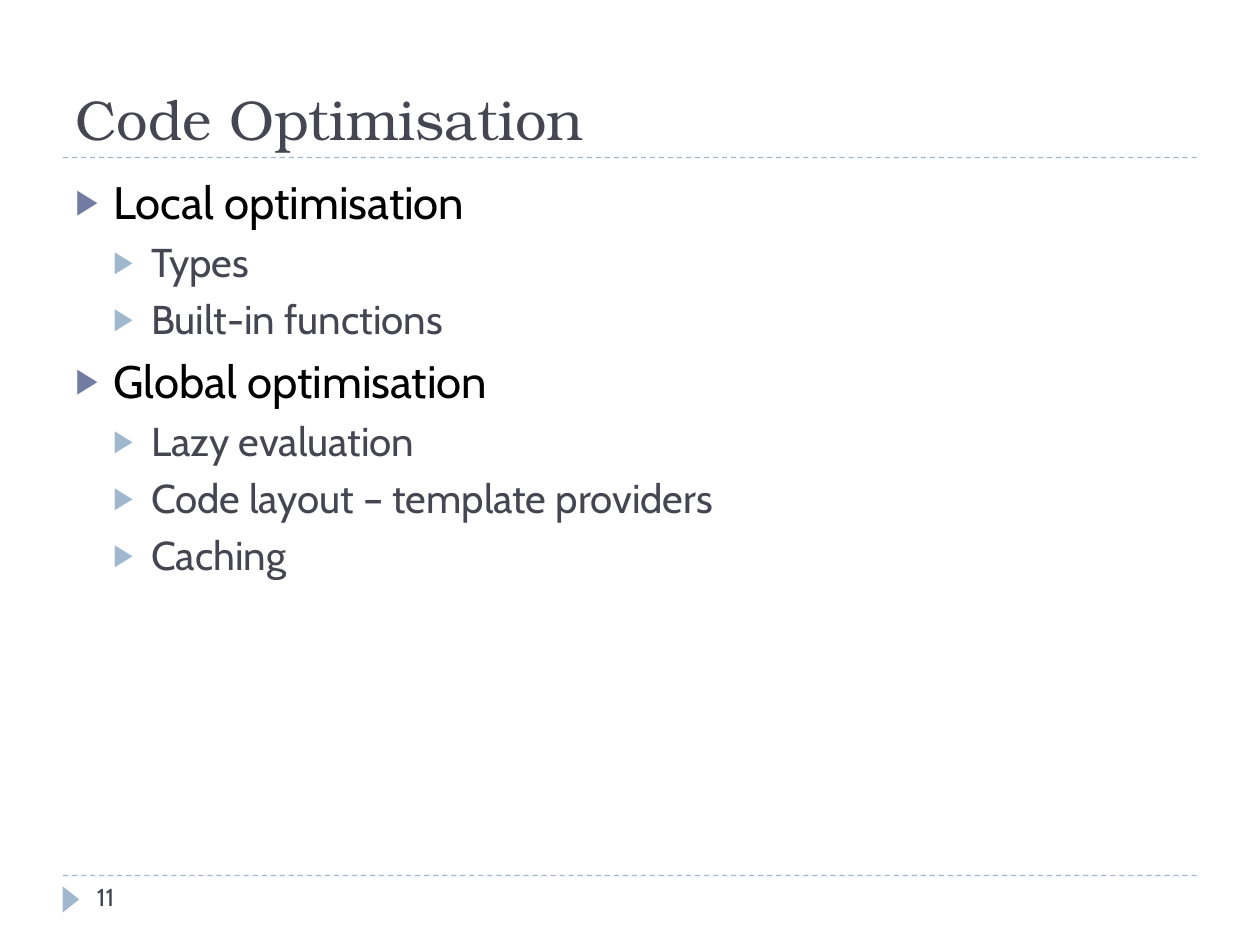
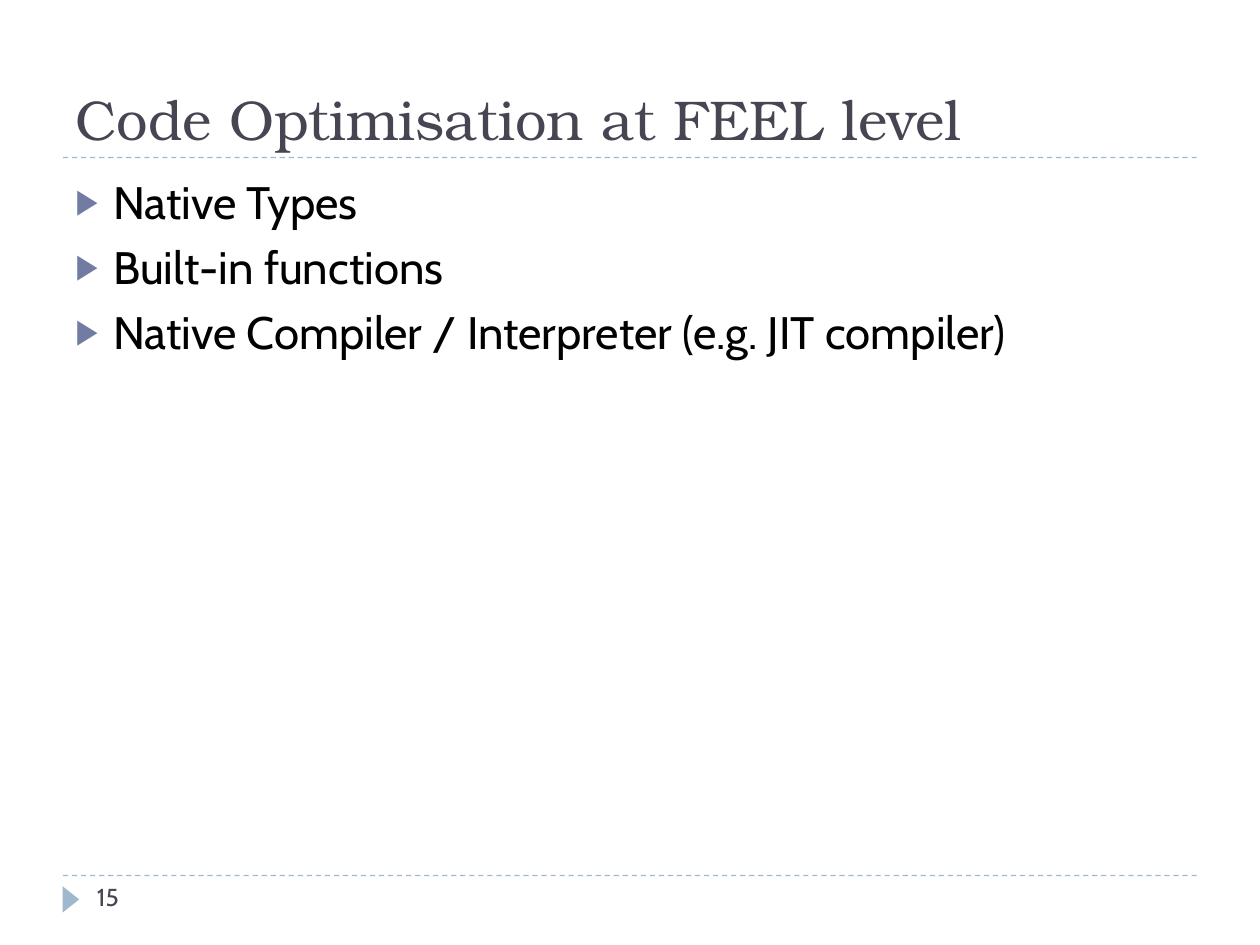
Before and after one commit to goldmansachs/jdmn, a slide deck: slide 15 of docs/jDMN.pptx (slide 11 before the commit). Drawn at 1260x945 pixels with LibreOffice and Linux fonts; fonts in the diff are those of the drawing. Boxes give left, top, right and bottom in pixels: in the first picture for what was removed or moved away, otherwise in the second. Text is boxed around its words. In the diff, an @@ line names an element or a change of style, - is before the commit and + after.

```diff
--- a/docs/jDMN.pptx
+++ b/docs/jDMN.pptx
@@ title at (75, 100, 961, 153): text changed @@
-Code Optimisation
+Code Optimisation at FEEL level
@@ text at (113, 187, 358, 230): text changed @@
-▶ Local optimisation
-  ▶ Types
+▶ Native Types
@@ text at (113, 250, 443, 285): size 23 to 26 pt, text colour #464653 to #000000 in "Built-in functions"; list level 2 to 1 in "Built-in functions"; bullet colour #9FB8CD to #727CA3 @@
@@ text at (113, 315, 1005, 360): text changed; size 23 to 26 pt; text colour #464653 to #000000 @@
-▶ Global optimisation
-  ▶ Lazy evaluation
-  ▶ Code layout – template providers
-  ▶ Caching
+▶ Native Compiler / Interpreter (e.g. JIT compiler)
@@ page number at (97, 889, 119, 907): text changed @@
-11
+15
```
Also in this commit, not shown: 5 other slides changed, 4 slides added, 3 slides removed, 2 other files.
